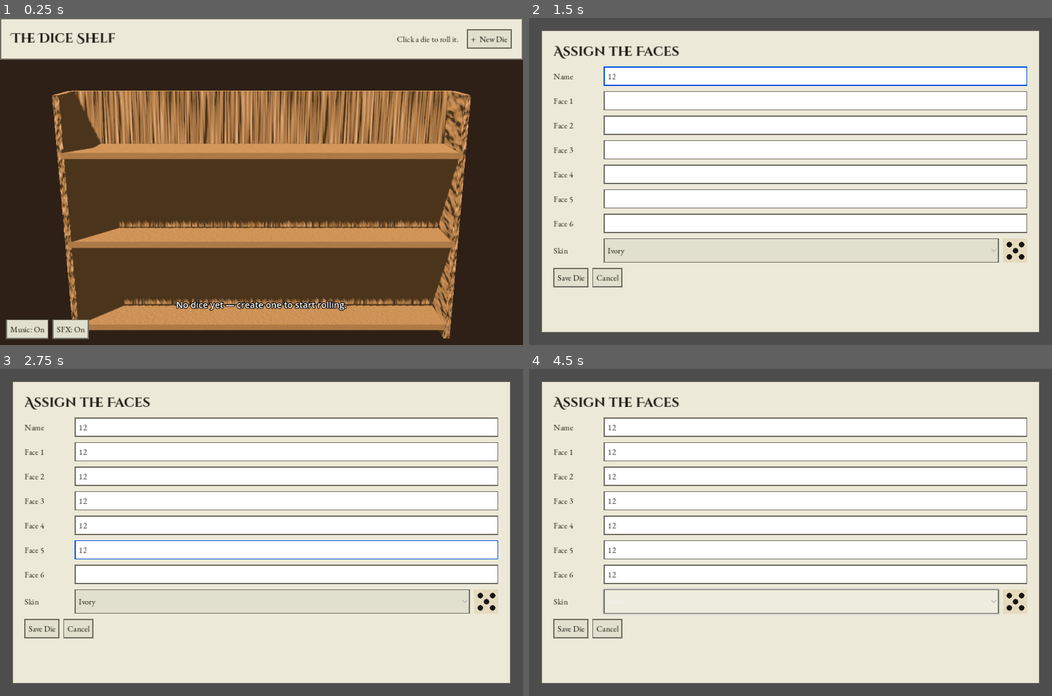
Above: before the commit, frames 1-4 (two rows, left to right).
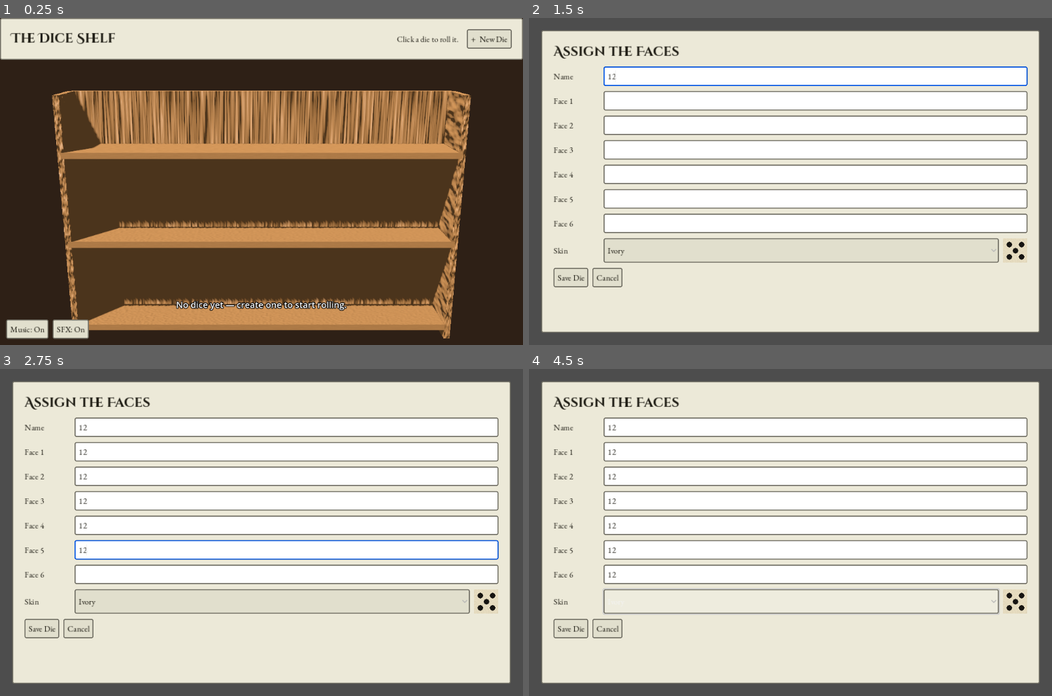
Above: after the commit, the same moments.

Repository: siyangsun/gamba
Game: Godot game, scene res://main.tscn
Same seed, same stepped clock (60 frames per second), same inputs: the game is played once before the commit and once after it. Sound files missing from this copy of the repository are replaced by a short silence.
Inputs (mouse positions are in pixels of both pictures, inside the frame that each line leads up to):
- Up to frame 1 (0.25 s): no input
- Up to frame 2 (1.5 s): click "+ New Die" at 0.5 s; click (816, 76) at 1.27 s; type "12" at 1.35 s
- Up to frame 3 (2.75 s): click (287, 450) at 1.5 s; type "12" at 1.58 s; click (287, 476) at 1.73 s; type "12" at 1.82 s; click (287, 499) at 2.02 s; type "12" at 2.1 s; click (287, 525) at 2.25 s; type "12" at 2.33 s; click (287, 548) at 2.48 s; type "12" at 2.57 s
- Up to frame 4 (4.5 s): click (816, 575) at 2.77 s; type "12" at 2.85 s; click "Ivory" at 3.5 s; click "Ivory" at 4.25 s

The runs differ from the first frame. In frame 1, 0.5% of the frame differs, in the area x 0-100%, y 0-99%; in frame 2, 3.5%, in the area x 2-98%, y 3-97%; in frame 3, 3.3%; in frame 4, 3.2%.

Commit message:
feat: round UI panel/button corners slightly
Co-Authored-By: Claude Sonnet 5 <noreply@anthropic.com>

Diff:
--- a/main.gd
+++ b/main.gd
@@ -488,7 +488,7 @@
 	return out if has_alnum else "die"
 
 
-# --- theme (XP-ish grey/beige, square corners) ----------------------------
+# --- theme (XP-ish grey/beige, slightly rounded corners) ------------------
 
 func _build_theme() -> Theme:
 	var t := Theme.new()
@@ -535,6 +535,6 @@
 	s.bg_color = bg
 	s.set_border_width_all(bw)
 	s.border_color = border
-	s.set_corner_radius_all(0)
+	s.set_corner_radius_all(3)
 	s.set_content_margin_all(8)
 	return s
Not shown, changed: roadmap.md
